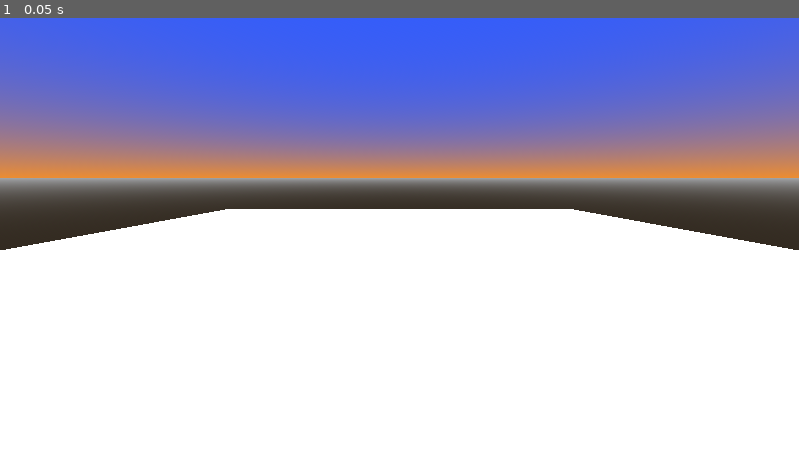
Above: before the commit, frame 1.
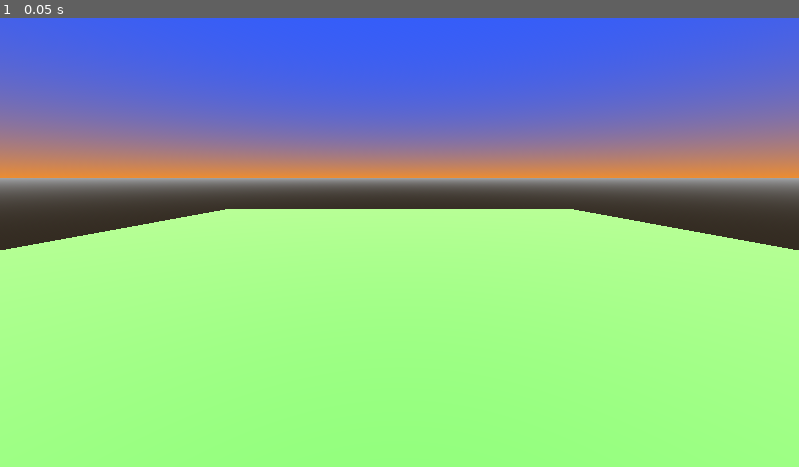
Above: after the commit, the same moment.

Repository: bsu-cs315/e3-evan.kiser
Game: Godot game, scene res://world/world.tscn
Same seed, same stepped clock (60 frames per second), same inputs: the game is played once before the commit and once after it. The project has no main scene, so this scene is started directly.
Inputs:
- Up to frame 1 (0.05 s): no input

The runs differ from the first frame. In frame 1, 55% of the frame differs, in the area x 0-100%, y 42-100%.

Commit message:
Give the ground a texture

Diff:
--- a/project/world/world.tscn
+++ b/project/world/world.tscn
@@ -14,6 +14,9 @@
 
 [sub_resource type="PhysicsMaterial" id="PhysicsMaterial_p5kcx"]
 
+[sub_resource type="StandardMaterial3D" id="StandardMaterial3D_lljdn"]
+albedo_color = Color(1.68458e-07, 0.268509, 0.0226525, 1)
+
 [sub_resource type="BoxShape3D" id="BoxShape3D_htuep"]
 size = Vector3(200, 1, 200)
 
@@ -25,19 +28,20 @@
 [node name="DirectionalLight3D" type="DirectionalLight3D" parent="."]
 transform = Transform3D(1, 0, 0, 0, 1.19209e-07, 1, 0, -1, 1.19209e-07, 0, 61, 0)
 light_color = Color(0.999999, 0.993746, 0.635705, 1)
-light_energy = 100.0
+light_energy = 25.0
 shadow_enabled = true
 
 [node name="WorldEnvironment" type="WorldEnvironment" parent="."]
 environment = SubResource("Environment_1meem")
 
-[node name="StaticBody3D" type="StaticBody3D" parent="."]
+[node name="Ground" type="StaticBody3D" parent="."]
 physics_material_override = SubResource("PhysicsMaterial_p5kcx")
 
-[node name="Ground" type="CSGBox3D" parent="StaticBody3D"]
+[node name="GroundBox" type="CSGBox3D" parent="Ground"]
 transform = Transform3D(1, 0, 0, 0, 1, 0, 0, 0, 1, 0, -1, 0)
 size = Vector3(200, 1, 200)
+material = SubResource("StandardMaterial3D_lljdn")
 
-[node name="CollisionShape3D" type="CollisionShape3D" parent="StaticBody3D"]
+[node name="GroundCollisionShape" type="CollisionShape3D" parent="Ground"]
 transform = Transform3D(1, 0, 0, 0, 1, 0, 0, 0, 1, 0, -1, 0)
 shape = SubResource("BoxShape3D_htuep")
Not shown: 1 places in project/world/world.tscn that only renumber resources
